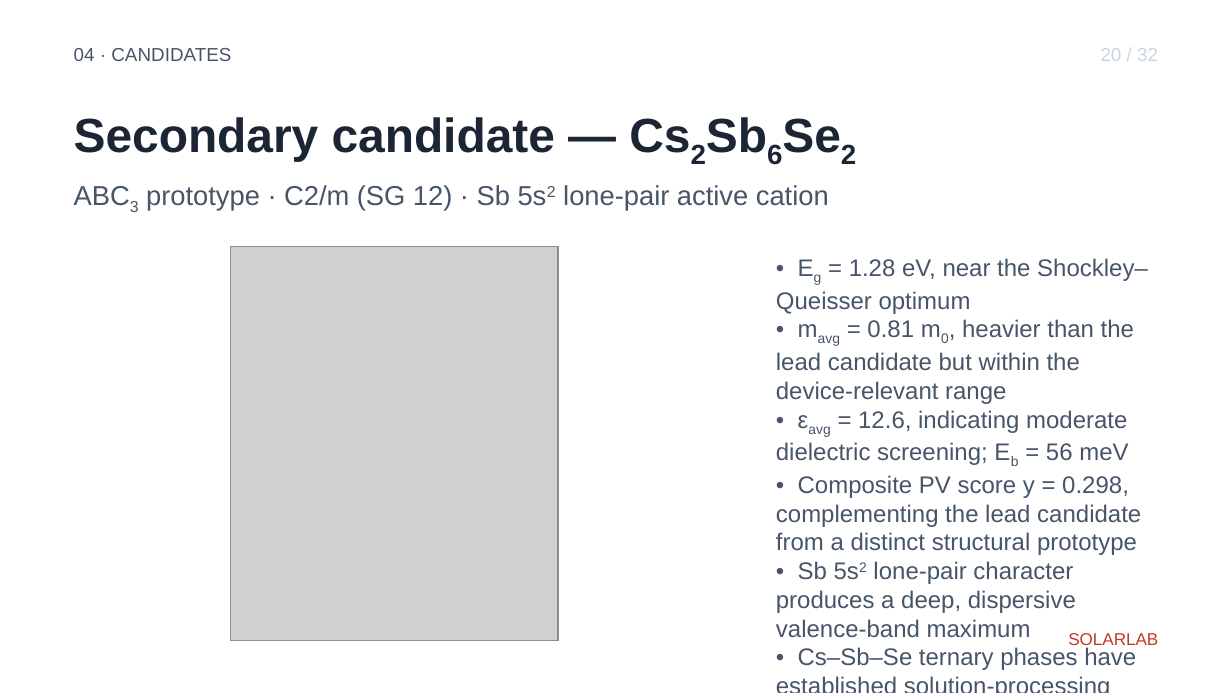
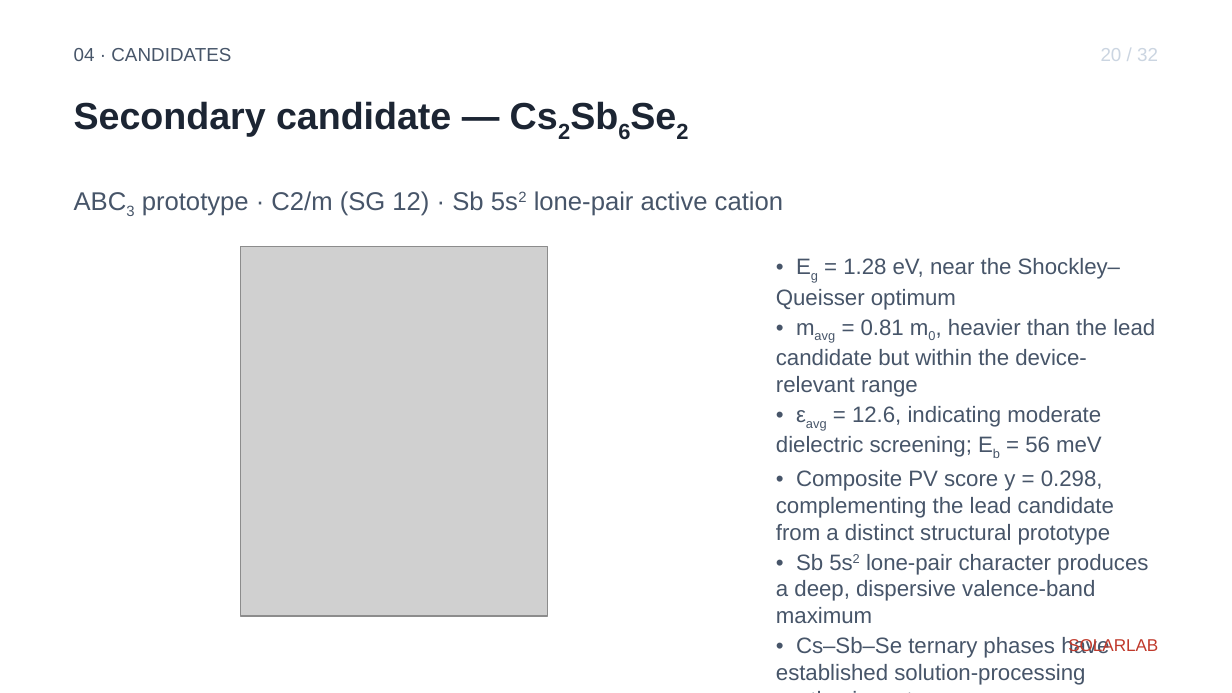
Before and after one commit to ShaneLogic/SolarLab, a slide deck: slide 24 of presentations/jmi-2026/output/jmi-2026.pptx. Drawn at 1232x693 pixels with LibreOffice and Linux fonts; fonts in the diff are those of the drawing; grey boxes stand for pictures. Boxes give left, top, right and bottom in pixels: in the first picture for what was removed or moved away, otherwise in the second. Text is boxed around its words. In the diff, an @@ line names an element or a change of style, - is before the commit and + after.

Commit message:
fix(jmi-ppt): repair layout-band overlaps and unused right column on figure-only slides
User flagged layout overlap on review of all 38 slides. Two issues
identified by inspection:

1. Body region (2.00–5.20 in) overlapped the footer (5.05–5.35 in)
   by 0.15 in, so the last bullet line or picture bottom edge could
   intrude into the brand-mark band.

2. Title region (height 0.60 in at 28 pt bold) was insufficient
   for long content titles such as "Efficiency–stability design
   space for thin-film photovoltaics", causing wrap into the
   subtitle band.

Layout-band budget redrawn (16:9, 10 × 5.625 in):

  band      old top   old hgt   new top   new hgt
  header    0.30      0.30      0.30      0.30
  title     0.80      0.60      0.70      0.70
  subtitle  1.40      0.40      1.45      0.45
  body      2.00      3.20      2.00      3.00
  footer    5.05      0.30      5.10      0.30

Body now ends at 5.00 in, footer starts at 5.10 in — non-overlapping.
Title increased to 0.70 in to accommodate two-line wrap, with a new
fonts.CONTENT_TITLE = 22 pt bold (cover keeps the 28 pt TITLE).

fonts.SUBTITLE reduced 16 → 15 pt and fonts.BODY reduced 14 → 13 pt
to give the denser bullet copy more vertical breathing room within
the 3.0 in body band.

Figure-only slides (s6 talk outline, s8 pipeline, s27 SCAPS table)
now use the full 9-in body width when no bullets are present,
recovering the previously-unused right column.

test_build_deck switched to a data-driven slide-count assertion
(reads len(spec["slides"]) from copy.yaml) so adding new slides
no longer requires hand-updating the test.

Audit: 38 slides, 164 sub + 56 sup runs, no _/^ leaks.
Tests: 13 passed.

Constraint: per-slide visual layout reviewed by inspection; user
will iterate on any per-slide tweaks remaining
Confidence: high
Scope-risk: narrow — no theme palette / color / typography
substitution; only band geometry and one new font role
Not-tested: visual rendering of the figure-only-full-width path
in PowerPoint on Windows; verified locally on macOS via build

```diff
--- a/presentations/jmi-2026/output/jmi-2026.pptx
+++ b/presentations/jmi-2026/output/jmi-2026.pptx
@@ text "Secondary candidate — Cs2Sb6Se2": place and size @@
-text "Secondary candidate — Cs2Sb6Se2" at box(74, 117, 555, 161)
+text "Secondary candidate — Cs2Sb6Se2" at box(74, 101, 451, 137)
@@ text "Secondary candidate — Cs2Sb6Se2" at box(74, 101, 451, 137): size 28 to 22 pt @@
@@ text "ABC3 prototype · C2/m (SG ..." at box(142, 191, 783, 216): size 16 to 15 pt @@
@@ picture: place and size @@
-picture at box(230, 246, 558, 641)
+picture at box(240, 246, 547, 616)
@@ text "• Eg = 1.28 eV, ..." at box(776, 258, 1155, 685): size 14 to 13 pt; more space between paragraphs @@
@@ text "SOLARLAB": place and size @@
-text "SOLARLAB" at box(1068, 633, 1158, 649)
+text "SOLARLAB" at box(1068, 639, 1158, 653)
```
Also in this commit, not shown: 31 other slides changed, 3 other files.
